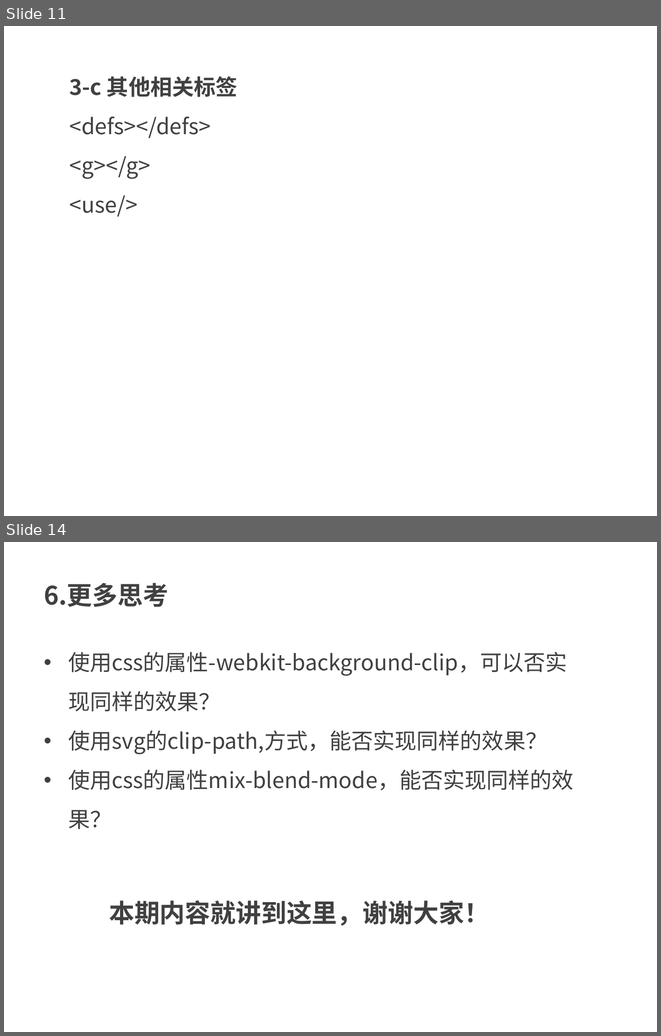
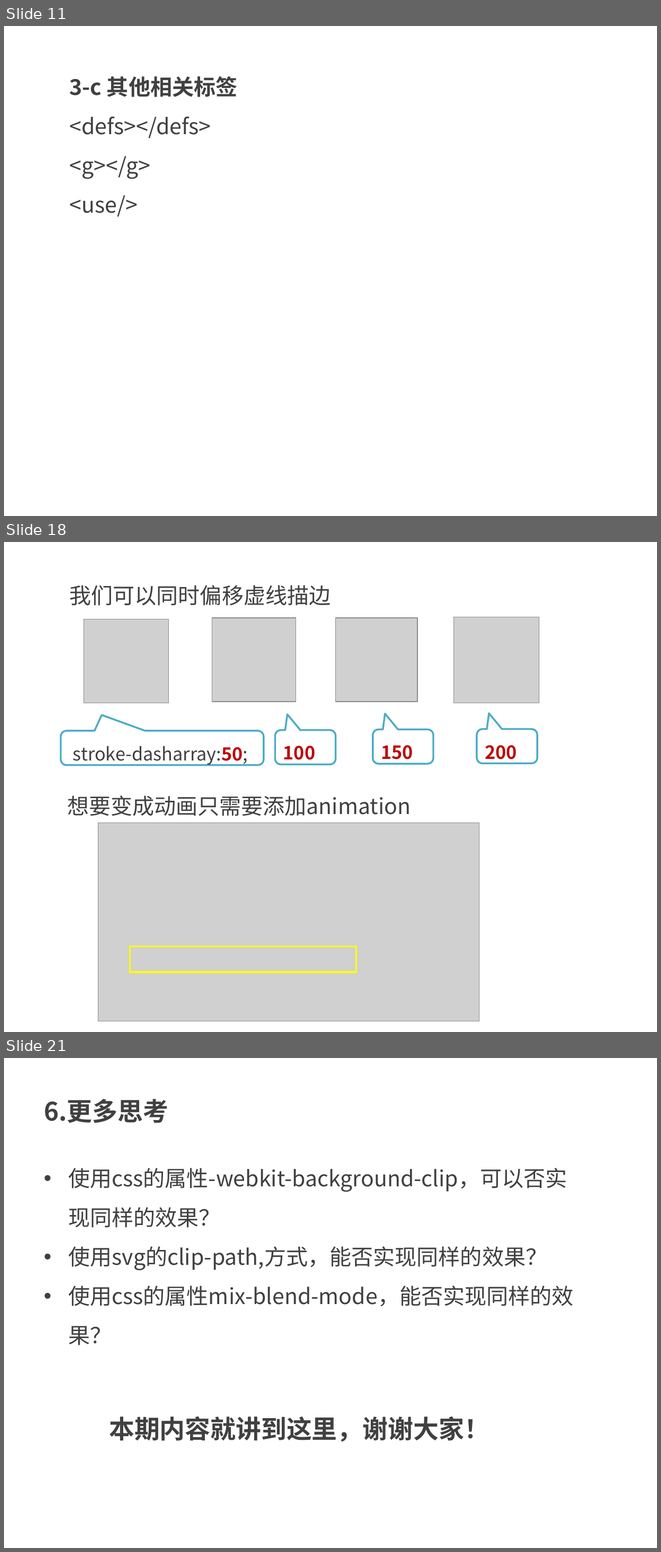
Before and after one commit to kong66/webAni, a slide deck: 9-svg-path-ani/svg-stroke-ani.pptx. Shown one above the other, each under a label of ours: slides 11 and 14 before the commit, slides 11, 18 and 21 after it; the slides between them are not shown. The pictures are 661x1036 and 661x1552 pixels, drawn with LibreOffice and Linux fonts; fonts in the diff are those of the drawing; grey boxes stand for pictures. Boxes give left, top, right and bottom in pixels: in the first picture for what was removed or moved away, otherwise in the second. Text is boxed around its words. In the diff, an @@ line names an element or a change of style, - is before the commit and + after.

```diff
--- a/9-svg-path-ani/svg-stroke-ani.pptx
+++ b/9-svg-path-ani/svg-stroke-ani.pptx
@@ slide 18 added at <box>4,542,657,1032</box>, background #FFFFFF @@
@@ text added at <box>70,585,331,606</box>, 24 pt, text #404040 @@
+我们可以同时偏移虚线描边
@@ picture added at <box>84,619,168,703</box> @@
@@ picture added at <box>212,618,296,702</box> @@
@@ picture added at <box>336,618,417,702</box> @@
@@ picture added at <box>454,617,539,703</box> @@
@@ rounded speech box added at <box>61,731,264,765</box>, fill #FFFFFF, outline #4BACC6 2 pt, 20 pt, text #404040 @@
+stroke-dasharray:50;
@@ rounded speech box added at <box>275,730,336,764</box>, fill #FFFFFF, outline #4BACC6 2 pt, 20 pt, text #C00000, bold @@
+100
@@ rounded speech box added at <box>373,730,434,764</box>, fill #FFFFFF, outline #4BACC6 2 pt, 20 pt, text #C00000, bold @@
+150
@@ rounded speech box added at <box>477,729,538,762</box>, fill #FFFFFF, outline #4BACC6 2 pt, 20 pt, text #C00000, bold @@
+200
@@ text added at <box>67,795,411,816</box>, 24 pt, text #404040 @@
+想要变成动画只需要添加animation
@@ picture added at <box>98,823,479,1021</box> @@
@@ rectangle added at <box>130,946,356,972</box>, outline #FFFF00 2 pt @@
@@ what was slide 14 is now slide 21 @@
```
Also in this commit, not shown: 2 slides changed, 7 other slides added, 1 slide removed, 2 other files.
